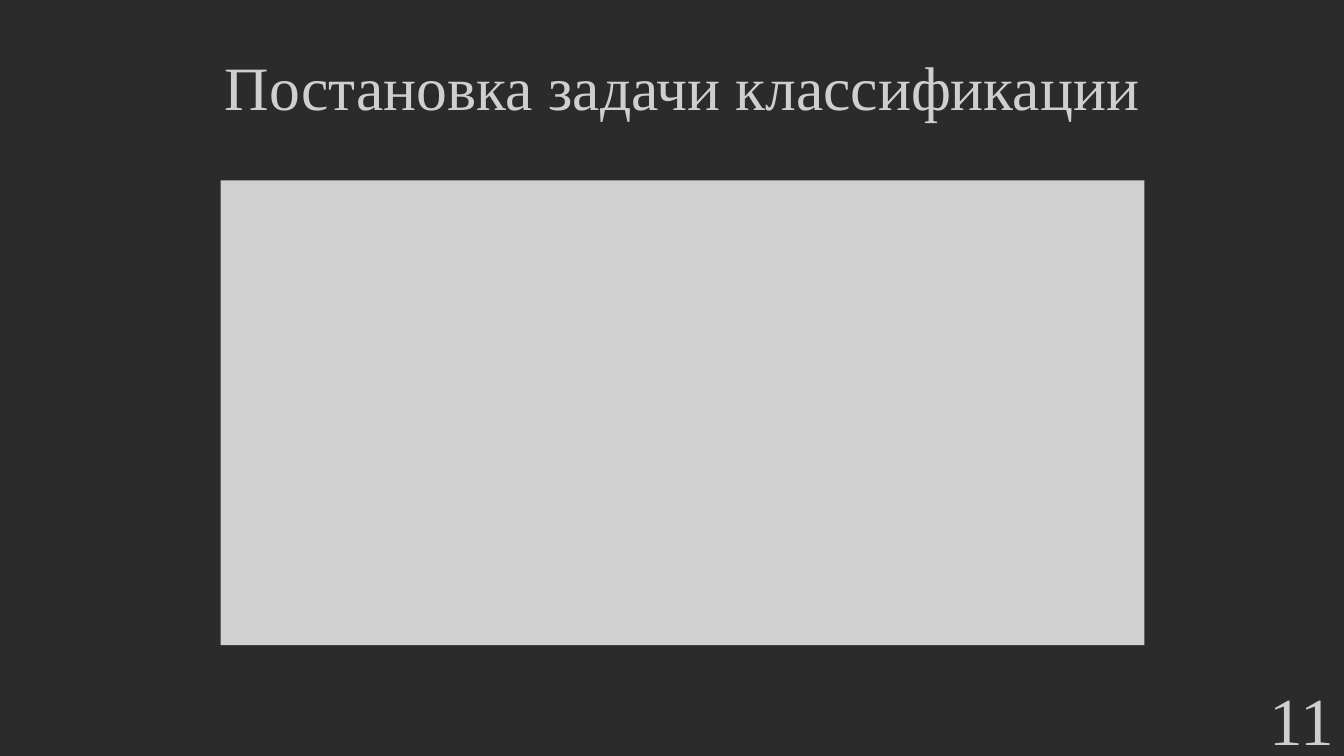
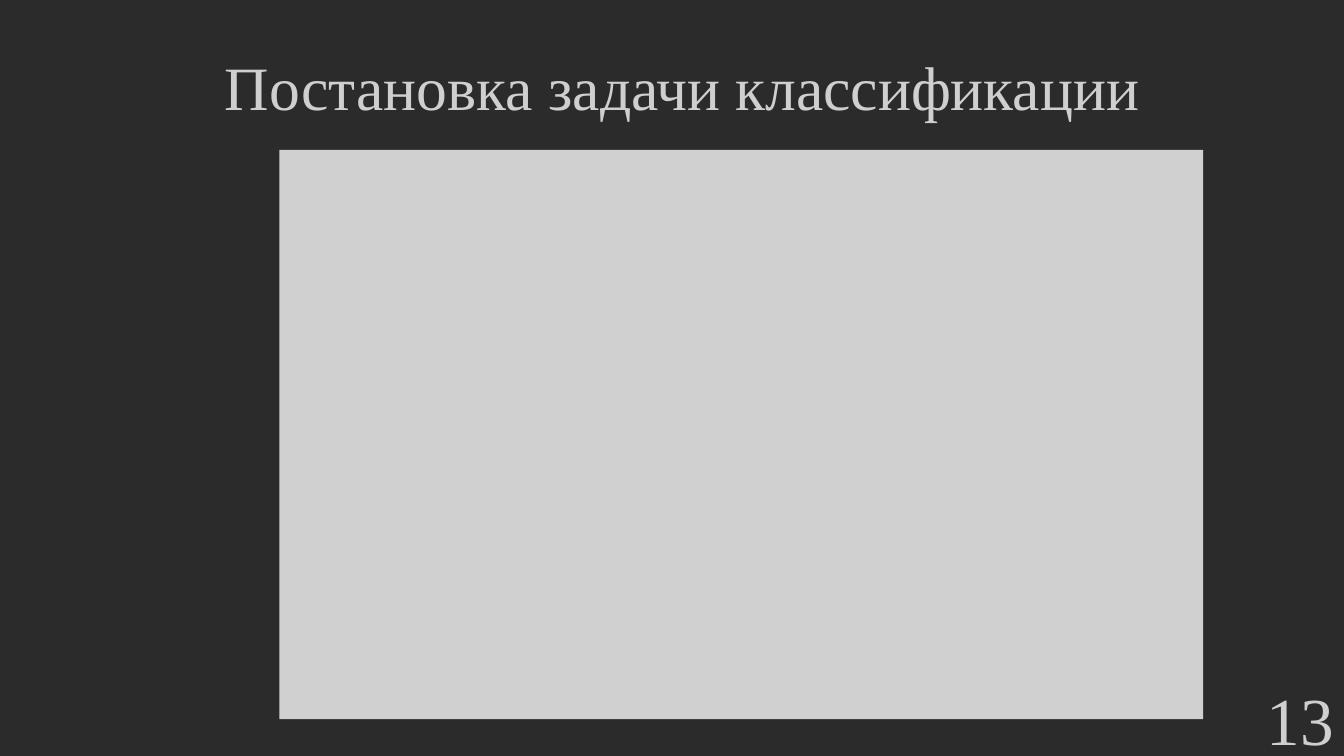
Before and after one commit to hetikk/diplom, a slide deck: slide 13 of docs/Презентация.pptx (slide 11 before the commit). Drawn at 1344x756 pixels with LibreOffice and Linux fonts; fonts in the diff are those of the drawing; grey boxes stand for pictures; background and template pictures are left out; a plain dark background stands for a picture behind light text. Boxes give left, top, right and bottom in pixels: in the first picture for what was removed or moved away, otherwise in the second. Text is boxed around its words. In the diff, an @@ line names an element or a change of style, - is before the commit and + after.

```diff
--- a/docs/Презентация.pptx
+++ b/docs/Презентация.pptx
@@ picture: place and size @@
-picture at [221,180,1144,645]
+picture at [279,150,1203,720]
@@ page number at [1267,700,1334,746]: text changed @@
-11
+13
```
Also in this commit, not shown: 14 other slides changed, 5 slides added, 11 other files.
